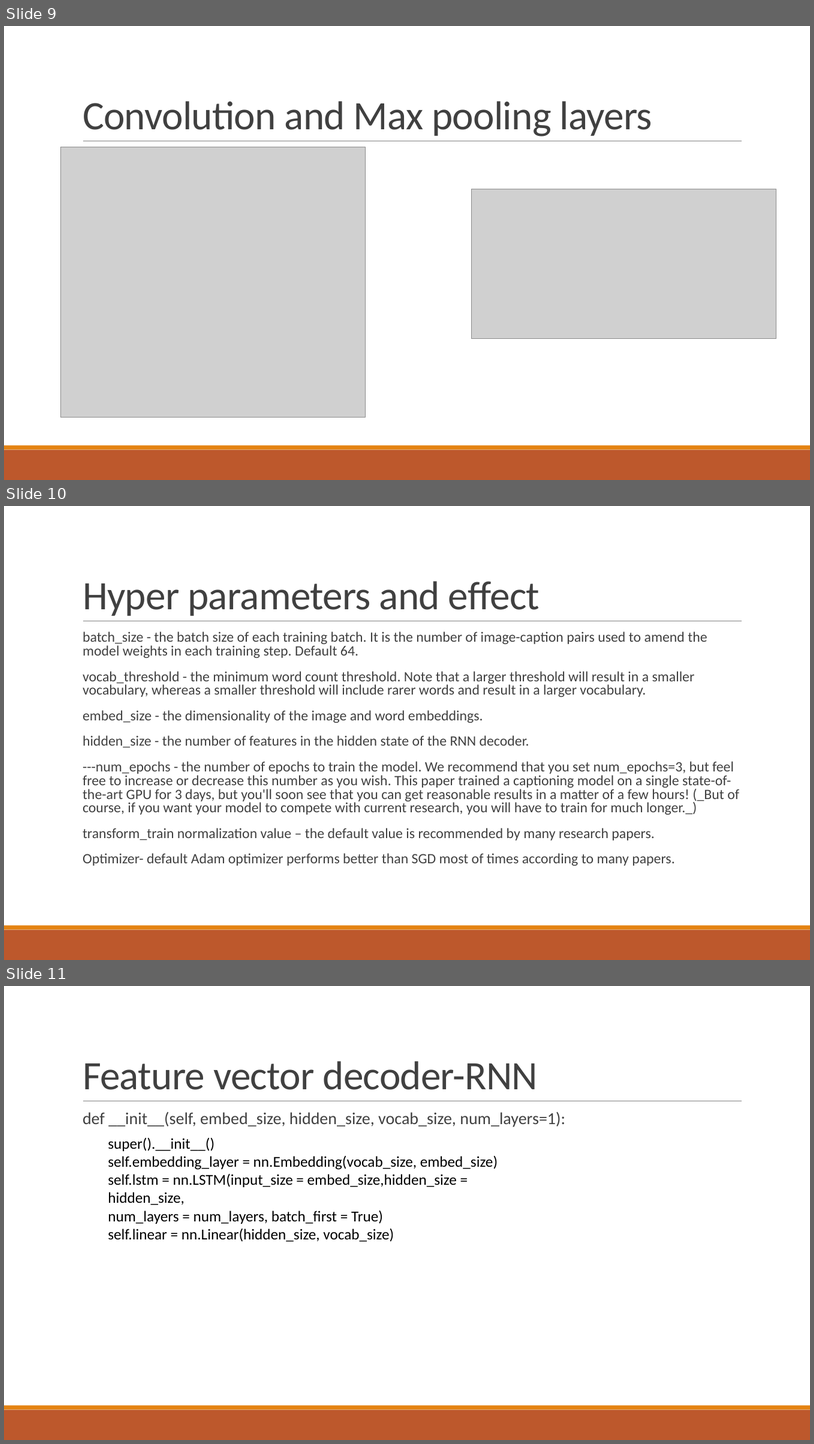
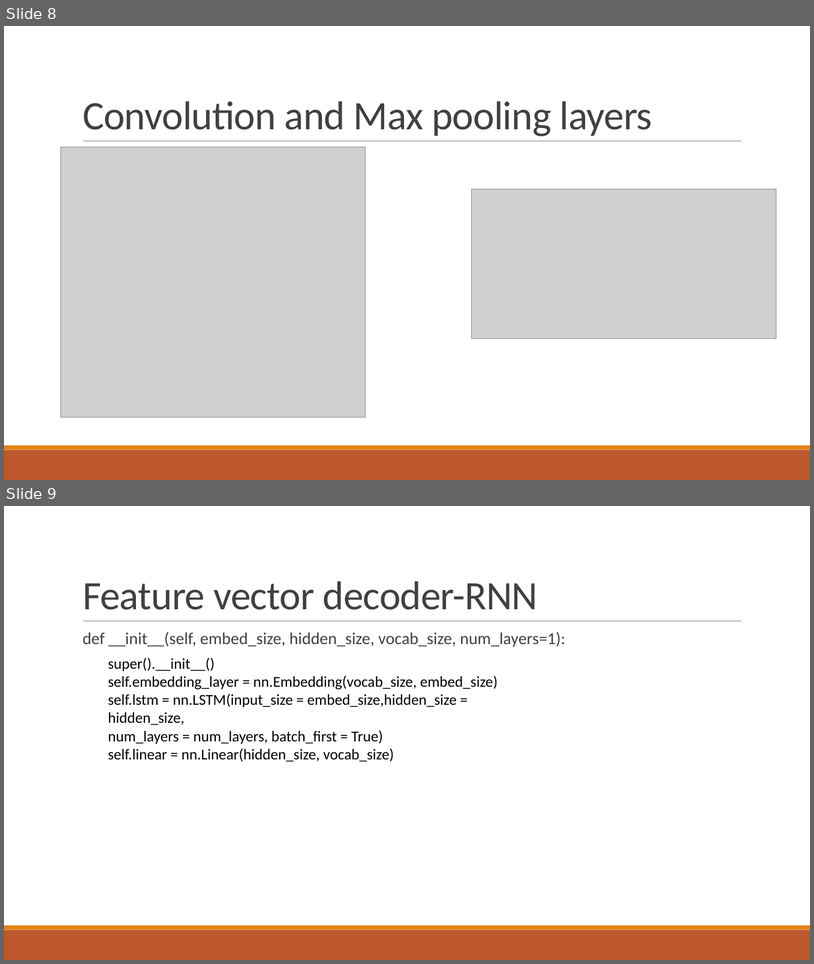
Before and after one commit to MicroRAsus/MLPR-Final-Project, a slide deck: CNNRNNProjectPresentation.pptx. Shown one above the other, each under a label of ours: slides 9, 10 and 11 before the commit, slides 8 and 9 after it. The pictures are 814x1444 and 814x964 pixels, drawn with LibreOffice and Linux fonts; fonts in the diff are those of the drawing; grey boxes stand for pictures. Boxes give left, top, right and bottom in pixels: in the first picture for what was removed or moved away, otherwise in the second. Text is boxed around its words. In the diff, an @@ line names an element or a change of style, - is before the commit and + after.

```diff
--- a/CNNRNNProjectPresentation.pptx
+++ b/CNNRNNProjectPresentation.pptx
@@ slide 10 removed at bbox=[4, 506, 810, 960], background #FFFFFF; not listed: 3 template elements that a slide beside it also shows @@
@@ title removed at bbox=[83, 581, 540, 616] @@
-Hyper parameters and effect
@@ text removed at bbox=[83, 631, 740, 865] @@
-  batch_size - the batch size of each training batch. It is the number of image-caption pairs used to amend the model weights in each training step. Default 64.
-  vocab_threshold - the minimum word count threshold. Note that a larger threshold will result in a smaller vocabulary, whereas a smaller threshold will include rarer words and result in a larger vocabulary.
-  embed_size - the dimensionality of the image and word embeddings.
-  hidden_size - the number of features in the hidden state of the RNN decoder.
-  ---num_epochs - the number of epochs to train the model. We recommend that you set num_epochs=3, but feel free to increase or decrease this number as you wish. This paper trained a captioning model on a single state-of-the-art GPU for 3 days, but you'll soon see that you can get reasonable results in a matter of a few hours! (_But of course, if you want your model to compete with current research, you will have to train for much longer._)
-  transform_train normalization value – the default value is recommended by many research papers.
-  Optimizer- default Adam optimizer performs better than SGD most of times according to many papers.
@@ what was slide 9 is now slide 8 @@
@@ what was slide 11 is now slide 9 @@
```
Also in this commit, not shown: 1 slide changed, 1 other slide removed.
